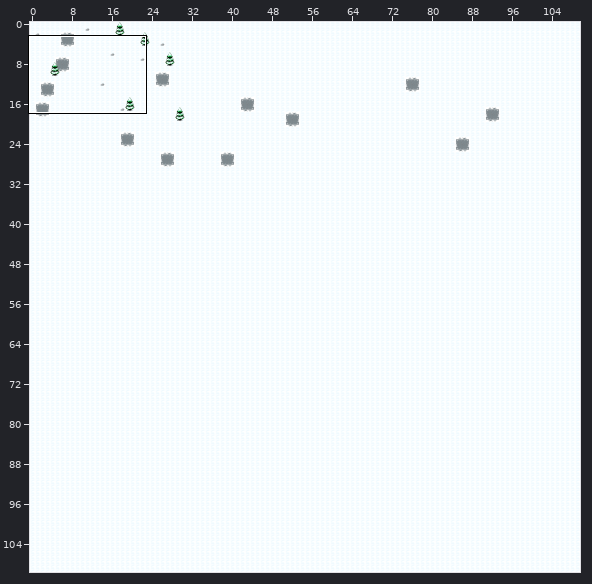
A Tiled map gets an edit: android/assets/panda_snow.tmx. Above: a wide view before the commit, with the close-up outlined.
Close-up. First the earlier version:
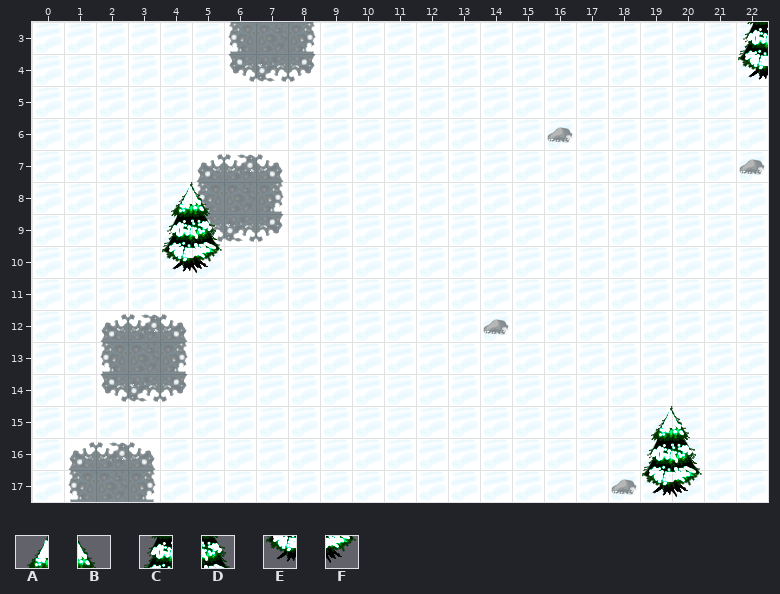
Cells are 32x32 px. Shown: x 0..22, y 3..17. The commit also changed other parts of the map, which this record leaves out.
Key: from "snow": A 4, B 5, C 13, D 14, E 22, F 23.
_ is an empty cell.
Layers that did not change in this view are not listed.
Layer "objects" before, first column x 0:
 3 ______________________C
 4 ______________________E
 5 _______________________
 6 _______________________
 7 _______________________
 8 ____AB_________________
 9 ____CD_________________
10 ____EF_________________
11 _______________________
12 _______________________
13 _______________________
14 _______________________
15 ___________________AB__
16 ___________________CD__
17 ___________________EF__
After:
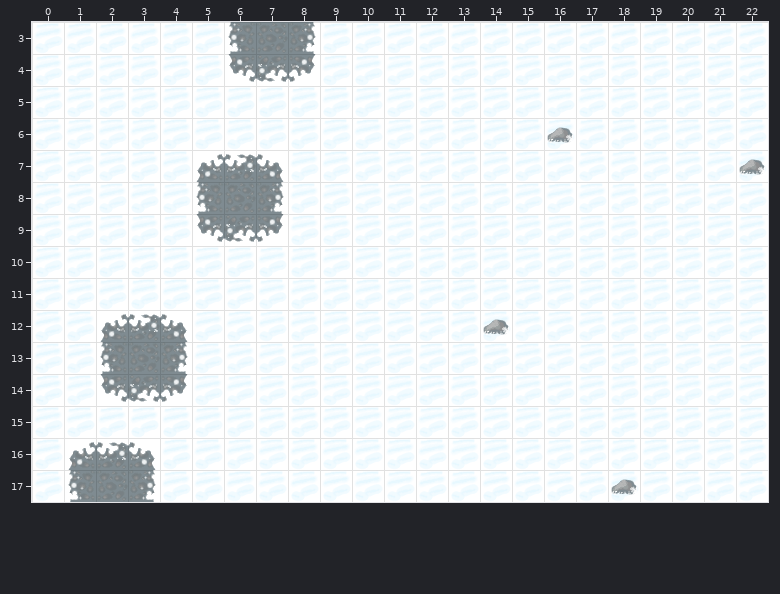
Diff:
Layer "objects" (removed):
y 3: x 22 C -> _
y 4: x 22 E -> _
y 8: x 4..5 AB -> __
y 9: x 4..5 CD -> __
y 10: x 4..5 EF -> __
y 15: x 19..20 AB -> __
y 16: x 19..20 CD -> __
y 17: x 19..20 EF -> __
Boxes around the changes in both close-ups, in picture pixels (x1, y1, x2, y2):
removed: (738, 22, 768, 80)
removed: (162, 182, 222, 273)
removed: (642, 406, 702, 497)
